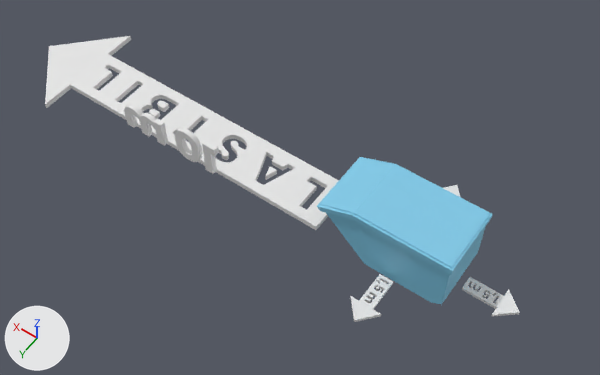
Renders of the glTF model src/assets/models/20c.gltf from each side of a commit.
Both versions are drawn from a 50 mm lens placed at (-468.0, 1136.0, 1728.0), pointed at (340.0, 5.0, -48.0). Lighting does not change. The marker at lower left points along +X, +Y and +Z. Where no turn or scale is listed for an object, it has been applied to the vertices.

The first picture shows '0', '1.007', 'B', 'Cube.4', 'I', 'Plane.001', 'Plane.002', 'Plane.029', 'Plane.4', 'm.007'.
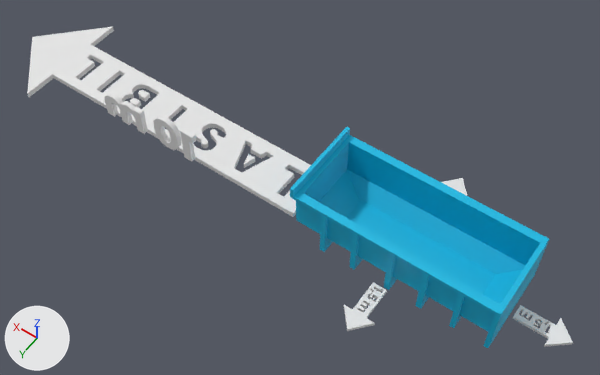
Edits to the scene script, one JSON object a line:
```json
{"op": "set", "path": "mat_mat_1.base_color", "old": "(0.216, 0.586, 0.8)", "new": "(0.0, 0.481, 0.76)", "note": "cyan #80c9e7 -> cyan #00b8e2"}
{"op": "add", "block": "me_null", "code": ["me_null = bpy.data.meshes.new('Null')", "me_null.from_pydata(...)  # 884 vertices, 1793 faces; spans x -297.0..292.0, y -126.0..126.0, z -90.0..116.0", "me_null.materials.append(mat_mat_1)  # cyan #00b8e2"]}
{"op": "set", "path": "ob_plane_4.location", "old": "(-244.0, -1.0, -62.0)", "new": "(-384.0, -1.0, -62.0)"}
{"op": "set", "path": "ob_plane_001.location", "old": "(0.0, 184.0, -56.0)", "new": "(0.0, 214.0, -56.0)"}
{"op": "set", "path": "ob_plane_002.location", "old": "(0.0, -186.0, -56.0)", "new": "(0.0, -216.0, -56.0)"}
{"op": "set", "path": "ob_1_007.location", "old": "(525.0, 107.0, -19.0)", "new": "(600.0, 107.0, -19.0)"}
{"op": "set", "path": "ob_0.location", "old": "(580.0, 107.0, -19.0)", "new": "(655.0, 107.0, -19.0)"}
{"op": "set", "path": "ob_m_007.location", "old": "(708.0, 107.0, -19.0)", "new": "(783.0, 107.0, -19.0)"}
{"op": "set", "path": "ob_plane_029.location", "old": "(1103.0, 0.0, -56.0)", "new": "(1178.0, 0.0, -56.0)"}
{"op": "set", "path": "ob_b.location", "old": "(808.0, -49.0, -42.0)", "new": "(883.0, -49.0, -42.0)"}
{"op": "set", "path": "ob_i.location", "old": "(948.0, -49.0, -42.0)", "new": "(1023.0, -49.0, -42.0)"}
{"op": "remove", "block": "ob_cube_4", "code": ["ob_cube_4 = bpy.data.objects.new('Cube.4', me_cube_4)", "ob_cube_4.location = (0.0, 0.0, 0.0)"]}
{"op": "add", "block": "ob_null", "code": ["ob_null = bpy.data.objects.new('Null', me_null)", "ob_null.location = (0.0, 0.0, 0.0)"]}
```

Pixel boxes (x1, y1, x2, y2) of what changed, in the pictures (600 x 375 px):
```json
{"object": "Null", "change": "added", "after": [290, 127, 549, 348], "on screen": "cyan"}
{"object": "Plane.029", "change": "moved", "before": [45, 36, 339, 230], "after": [27, 27, 311, 217]}
{"object": "Cube.4", "change": "deleted", "before": [317, 157, 493, 304], "on screen": "cyan"}
{"object": "Plane.4", "change": "moved", "before": [462, 277, 520, 316], "after": [512, 305, 573, 347]}
{"object": "m.007", "change": "moved", "before": [124, 104, 168, 146], "after": [105, 93, 148, 134]}
{"object": "Plane.001", "change": "moved", "before": [351, 274, 393, 322], "after": [344, 282, 387, 331]}
{"object": "0", "change": "moved", "before": [175, 127, 203, 162], "after": [154, 115, 181, 150]}
{"object": "1.007", "change": "moved", "before": [202, 140, 219, 174], "after": [180, 128, 196, 161]}
{"object": "B", "change": "moved", "before": [141, 95, 179, 119], "after": [122, 84, 159, 108]}
{"object": "Plane.002", "change": "moved", "before": [443, 185, 460, 197], "after": [441, 178, 467, 196]}
{"object": "I", "change": "moved", "before": [115, 81, 143, 102], "after": [97, 70, 125, 91]}
```
